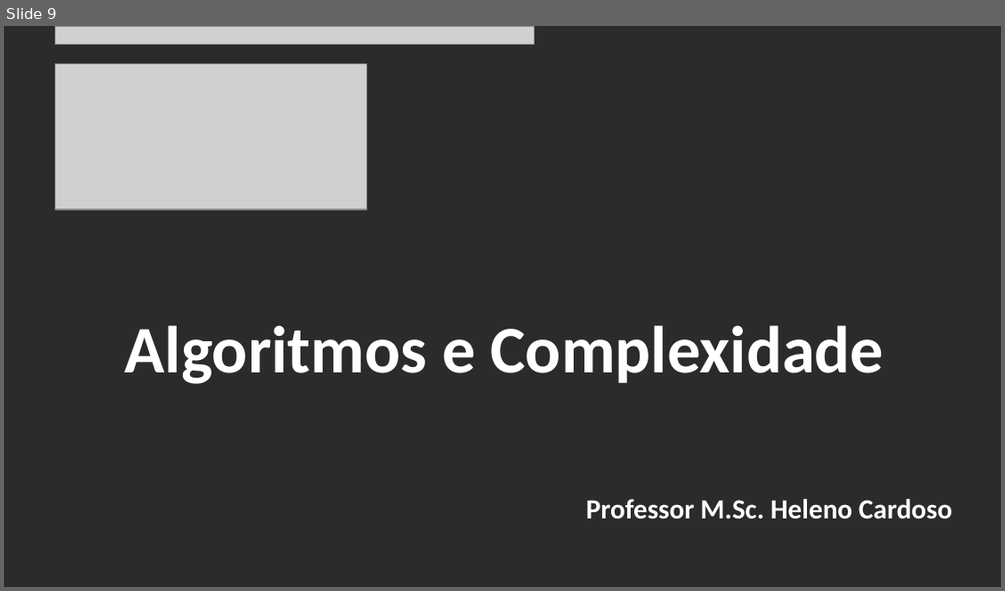
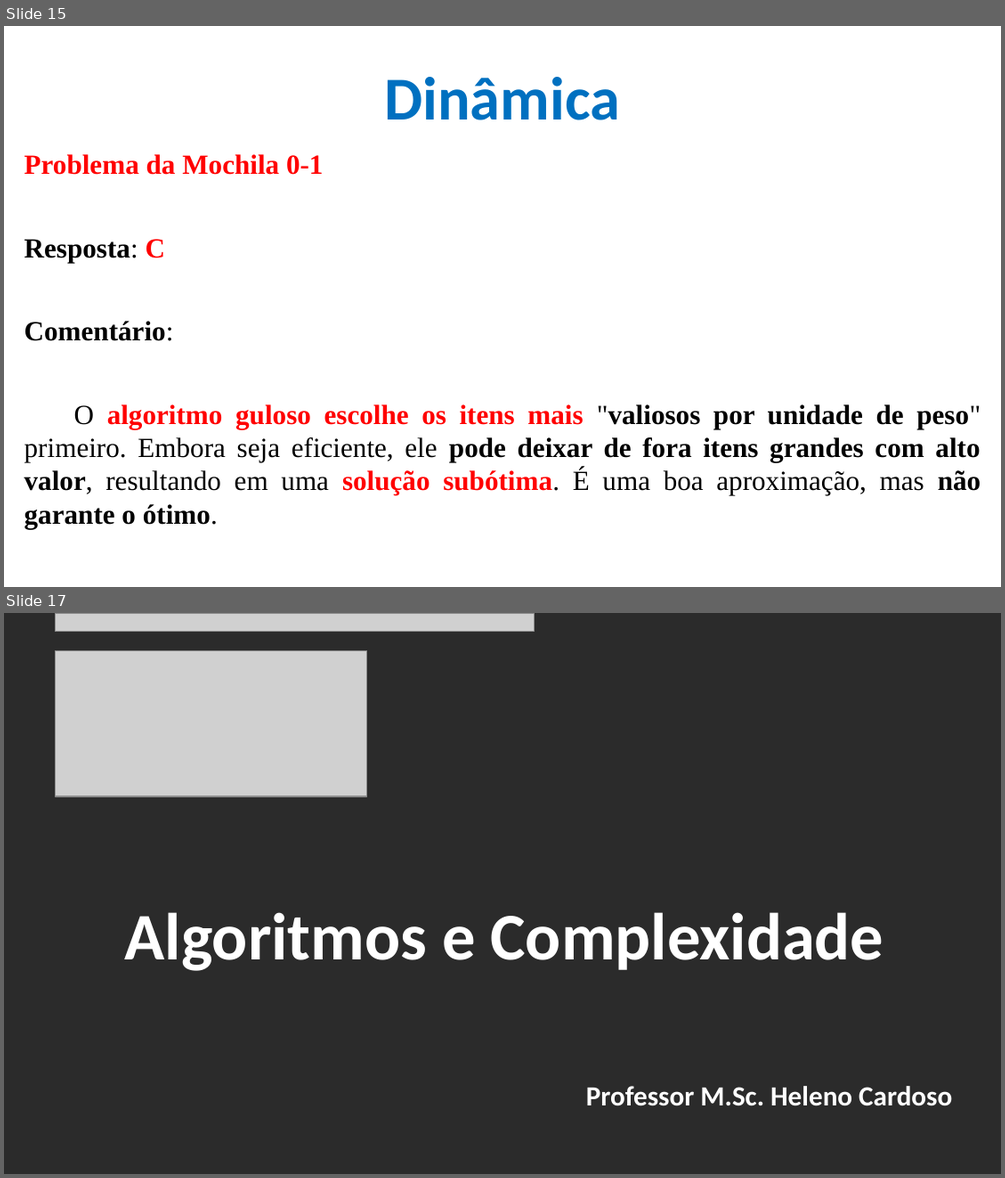
Before and after one commit to CloudEducationBrazil/WydenAlgoritmosEComplexidade, a slide deck: 01 Classes/Aula 12 - Algoritmos e Complexidade - Problemas NP Completos e Algoritmos de Aproximação.pptx. Shown one above the other, each under a label of ours: slide 9 before the commit, slides 15 and 17 after it; the slides between them are not shown. The pictures are 1005x591 and 1005x1178 pixels, drawn with LibreOffice and Linux fonts; fonts in the diff are those of the drawing; grey boxes stand for pictures; background and template pictures are left out; a plain dark background stands for a picture behind light text. Boxes give left, top, right and bottom in pixels: in the first picture for what was removed or moved away, otherwise in the second. Text is boxed around its words. In the diff, an @@ line names an element or a change of style, - is before the commit and + after.

```diff
--- a/01 Classes/Aula 12 - Algoritmos e Complexidade - Problemas NP Completos e Algoritmos de Aproximação.pptx
+++ b/01 Classes/Aula 12 - Algoritmos e Complexidade - Problemas NP Completos e Algoritmos de Aproximação.pptx
@@ slide 15 added at [4, 26, 1001, 587], background picture (left out) @@
@@ title added at [384, 77, 620, 120], 44 pt, text #0070C0, bold @@
+Dinâmica
@@ text added at [24, 154, 980, 528], 20 pt, text #000000, bold @@
+Problema da Mochila 0-1
+Resposta: C
+Comentário:
+O algoritmo guloso escolhe os itens mais "valiosos por unidade de peso" primeiro. Embora seja eficiente, ele pode deixar de fora itens grandes com alto valor, resultando em uma solução subótima. É uma boa aproximação, mas não garante o ótimo.
@@ what was slide 9 is now slide 17 @@
```
Also in this commit, not shown: 6 slides changed, 7 other slides added.
